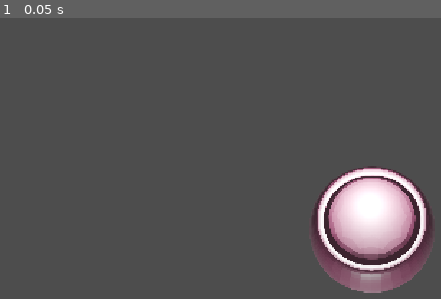
Above: before the commit, frame 1.
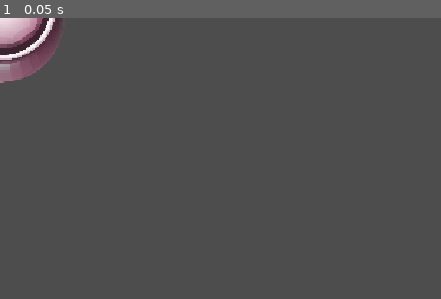
Above: after the commit, the same moment.

Repository: ThatLua/SindicaosWGJ
Game: Godot game, scene res://scenes/8_ball.tscn
The game is run twice, just before and just after one commit, with the same random seed, the same clock (stepped at 60 frames per second) and the same inputs. This scene is started directly instead of the project's main scene.
Inputs:
- Up to frame 1 (0.05 s): no input

The runs differ from the first frame. In frame 1, 12% of the frame differs, in the area x 0-98%, y 0-98%.

Commit message:
pequenos ajustes

Diff:
--- a/sindicaos/scenes/8_ball.tscn
+++ b/sindicaos/scenes/8_ball.tscn
@@ -7,7 +7,7 @@
 radius = 11.500679
 
 [node name="8_ball" type="Area2D" unique_id=300774040]
-position = Vector2(535, 304)
+position = Vector2(1, 1)
 script = ExtResource("1_3vpcg")
 
 [node name="8ball" type="Sprite2D" parent="." unique_id=772138949]
@@ -28,10 +28,10 @@
 anchor_top = -0.029320987
 anchor_right = 0.034722224
 anchor_bottom = 0.033950616
-offset_left = 506.0
-offset_top = 264.0
-offset_right = 546.0
-offset_bottom = 304.0
+offset_left = -27.0
+offset_top = -41.0
+offset_right = 13.0
+offset_bottom = -0.9999981
 text = "X SIM
 X NÃO"
 horizontal_alignment = 1
Renamed: sindicaos/carimbo.tscn -> sindicaos/scenes/carimbo.tscn
